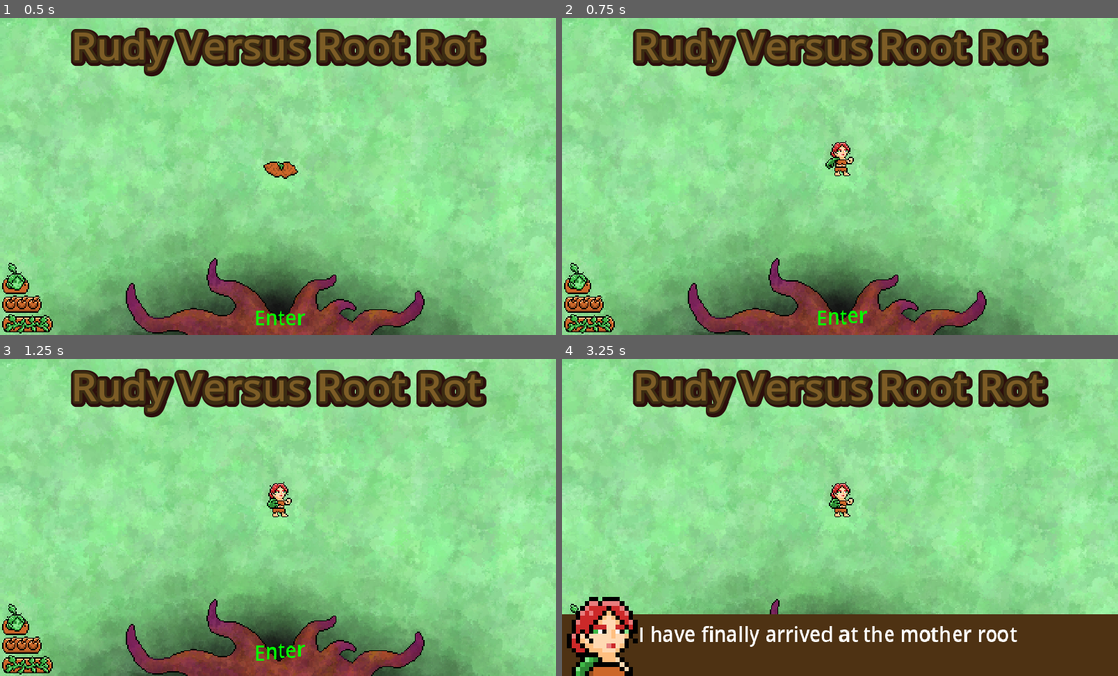
Above: before the commit, frames 1-4 (two rows, left to right).
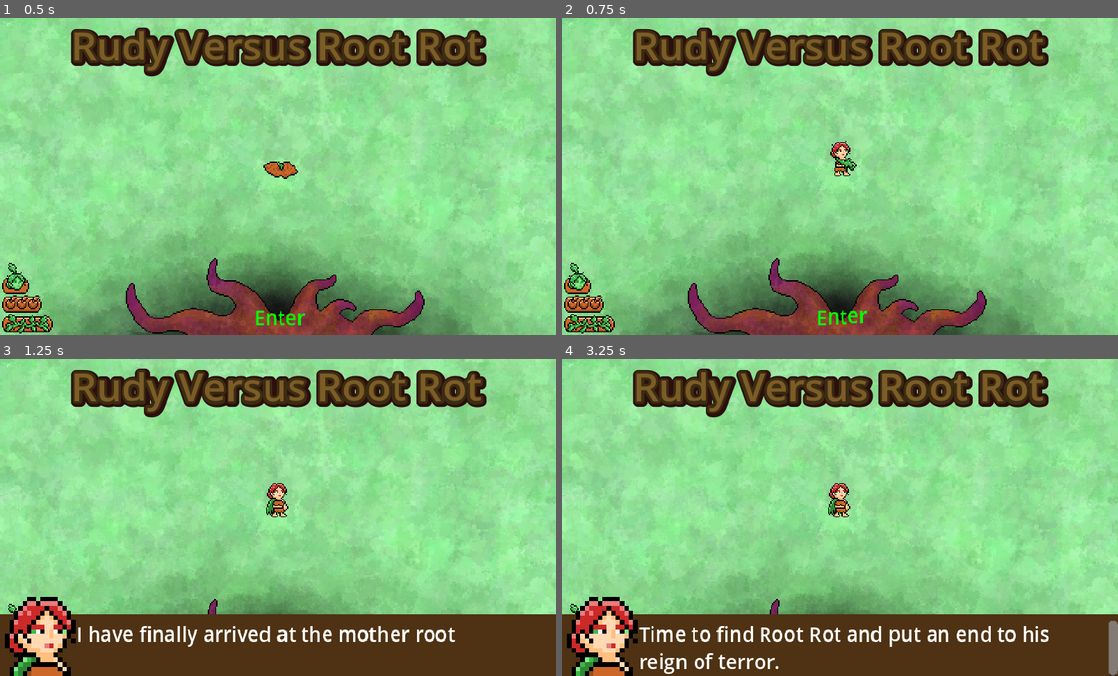
Above: after the commit, the same moments.

Repository: clayjohn/GGJ-2023
Game: Godot game, scene res://Main.tscn
The game is run twice, just before and just after one commit, with the same random seed, the same clock (stepped at 60 frames per second) and the same inputs.
Inputs:
- Up to frame 1 (0.5 s): no input
- Up to frame 2 (0.75 s): hold D (right) from 0.53 s (still down); hold Space (attack) from 0.53 s (still down)
- Up to frame 3 (1.25 s): keep holding D (right); keep holding Space (attack)
- Up to frame 4 (3.25 s): release D (right) at 1.28 s; release Space (attack) at 1.28 s; hold S (down) 1.28-2.03 s; tap Space (attack) at 1.35, 2.85 s; tap Enter at 2 s; hold D (right) 2.03-2.78 s; hold Space (attack) 2.03-2.78 s; hold W (up) from 2.78 s (still down)

Frame 1 is identical in both runs. In frame 2, 0.1% of the frame differs, in the area x 47-53%, y 43-49%; in frame 3, 20%, in the area x 0-100%, y 38-100%; in frame 4, 2.9%.

Commit message:
Tighten up player attacks

Diff:
--- a/Player/Player.gd
+++ b/Player/Player.gd
@@ -104,6 +104,7 @@
 	if just_born:
 		just_born = false
 		fully_born.emit()
+		$Sprite.play("idle-front-right")
 		return
 
 	if attack_queued:
--- a/Player/Player.tscn
+++ b/Player/Player.tscn
@@ -329,7 +329,7 @@
 }],
 "loop": false,
 "name": &"attack-heavy-back-left",
-"speed": 5.0
+"speed": 8.0
 }, {
 "frames": [{
 "duration": 1.0,
@@ -346,7 +346,7 @@
 }],
 "loop": false,
 "name": &"attack-heavy-back-right",
-"speed": 5.0
+"speed": 8.0
 }, {
 "frames": [{
 "duration": 1.0,
@@ -363,7 +363,7 @@
 }],
 "loop": false,
 "name": &"attack-heavy-front-left",
-"speed": 5.0
+"speed": 8.0
 }, {
 "frames": [{
 "duration": 1.0,
@@ -380,7 +380,7 @@
 }],
 "loop": false,
 "name": &"attack-heavy-front-right",
-"speed": 5.0
+"speed": 8.0
 }, {
 "frames": [{
 "duration": 1.0,
@@ -397,7 +397,7 @@
 }],
 "loop": false,
 "name": &"attack-light-back-left",
-"speed": 5.0
+"speed": 10.0
 }, {
 "frames": [{
 "duration": 1.0,
@@ -414,7 +414,7 @@
 }],
 "loop": false,
 "name": &"attack-light-back-right",
-"speed": 5.0
+"speed": 10.0
 }, {
 "frames": [{
 "duration": 1.0,
@@ -431,7 +431,7 @@
 }],
 "loop": false,
 "name": &"attack-light-front-left",
-"speed": 5.0
+"speed": 10.0
 }, {
 "frames": [{
 "duration": 1.0,
@@ -448,7 +448,7 @@
 }],
 "loop": false,
 "name": &"attack-light-front-right",
-"speed": 5.0
+"speed": 10.0
 }, {
 "frames": [{
 "duration": 1.0,
@@ -724,7 +724,9 @@
 [node name="Sprite" type="AnimatedSprite2D" parent="."]
 position = Vector2(0, -14)
 sprite_frames = SubResource("SpriteFrames_ajapd")
-animation = &"grow"
+animation = &"attack-light-front-right"
+frame = 3
+frame_progress = 1.0
 
 [node name="Shape" type="CollisionShape2D" parent="."]
 position = Vector2(-1, -4)
